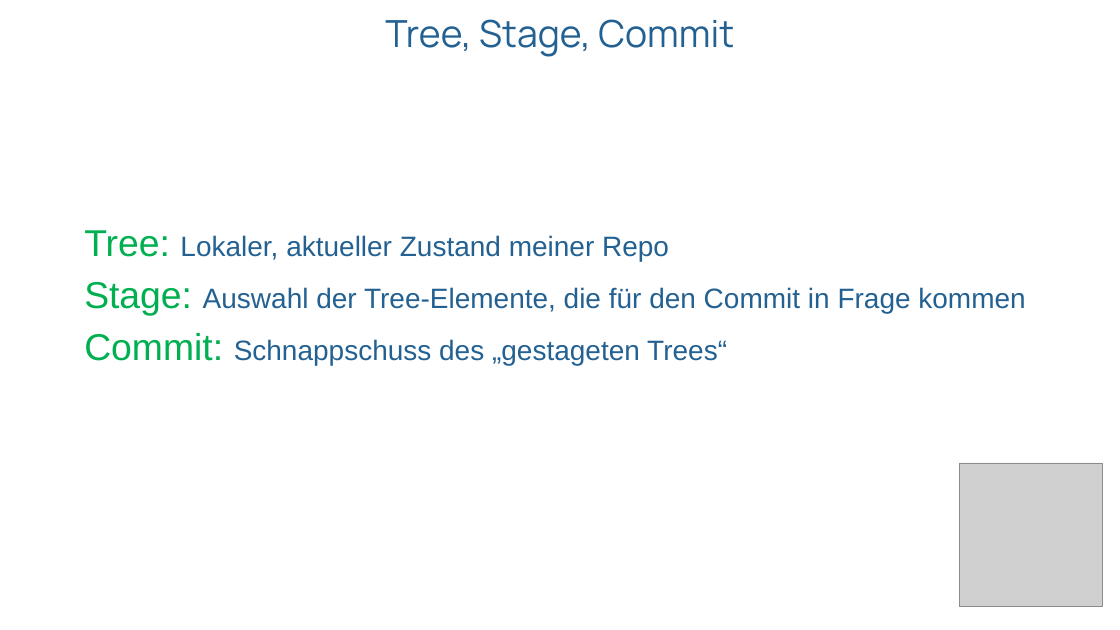
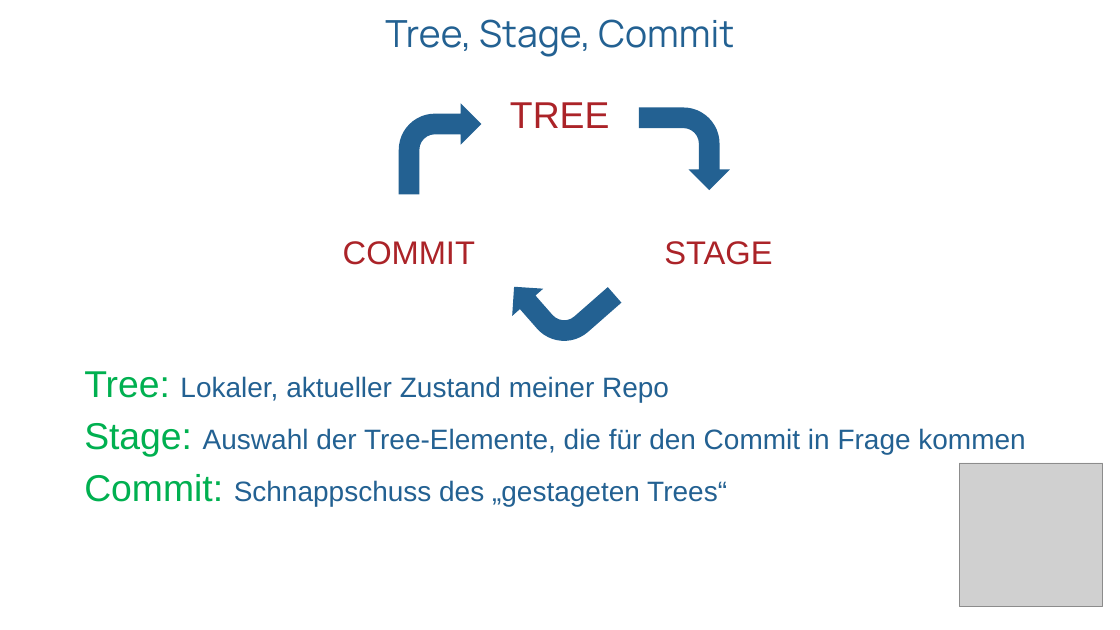
Before and after one commit to win10trainer/gtt, a slide deck: slide 9 of Git&GitHub.pptx. Drawn at 1120x630 pixels with LibreOffice and Linux fonts; fonts in the diff are those of the drawing; grey boxes stand for pictures; background and template pictures are left out. Boxes give left, top, right and bottom in pixels: in the first picture for what was removed or moved away, otherwise in the second. Text is boxed around its words. In the diff, an @@ line names an element or a change of style, - is before the commit and + after.

```diff
--- a/Git&GitHub.pptx
+++ b/Git&GitHub.pptx
@@ bent arrow added at bbox=[399, 103, 481, 194], fill #236192 @@
@@ text added at bbox=[510, 102, 610, 128], 32 pt, text #AB2328 @@
+TREE
@@ bent arrow added at bbox=[639, 108, 730, 190], fill #236192 @@
@@ text added at bbox=[343, 241, 772, 265], 28 pt, text #AB2328 @@
+COMMIT STAGE
@@ bent arrow added at bbox=[498, 241, 621, 362], fill #236192 @@
@@ text "Tree: Lokaler, aktueller Zustand meiner ...": place and size @@
-text "Tree: Lokaler, aktueller Zustand meiner ..." at bbox=[84, 230, 1025, 365]
+text "Tree: Lokaler, aktueller Zustand meiner ..." at bbox=[84, 371, 1025, 506]
```
Also in this commit, not shown: 6 other slides changed, 1 slide added.
